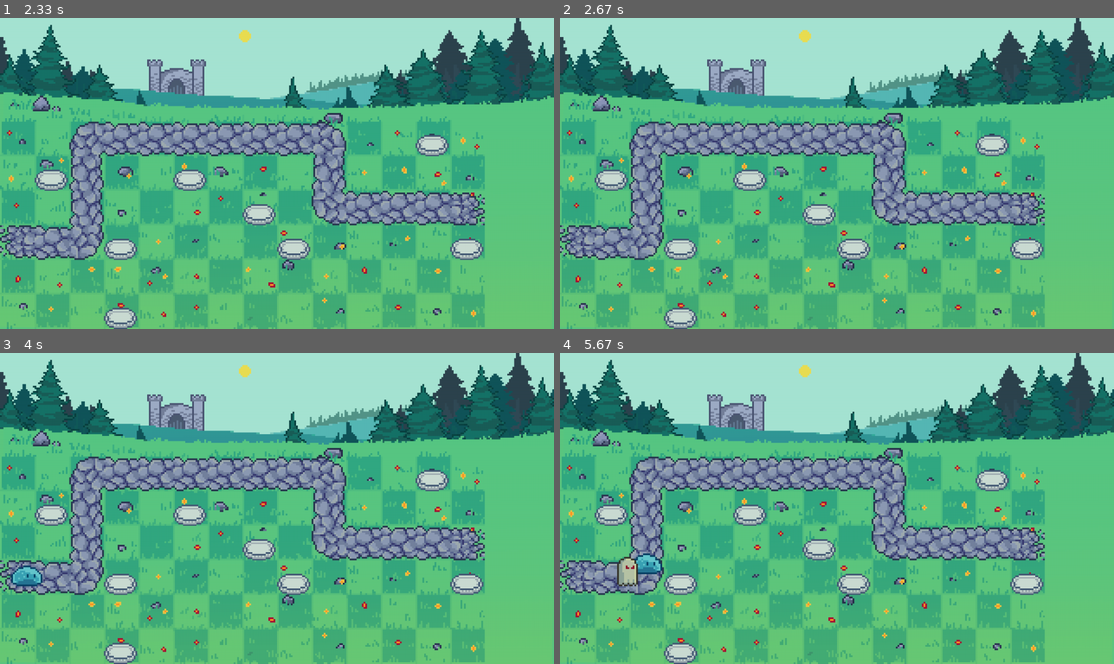
Above: before the commit, frames 1-4 (two rows, left to right).
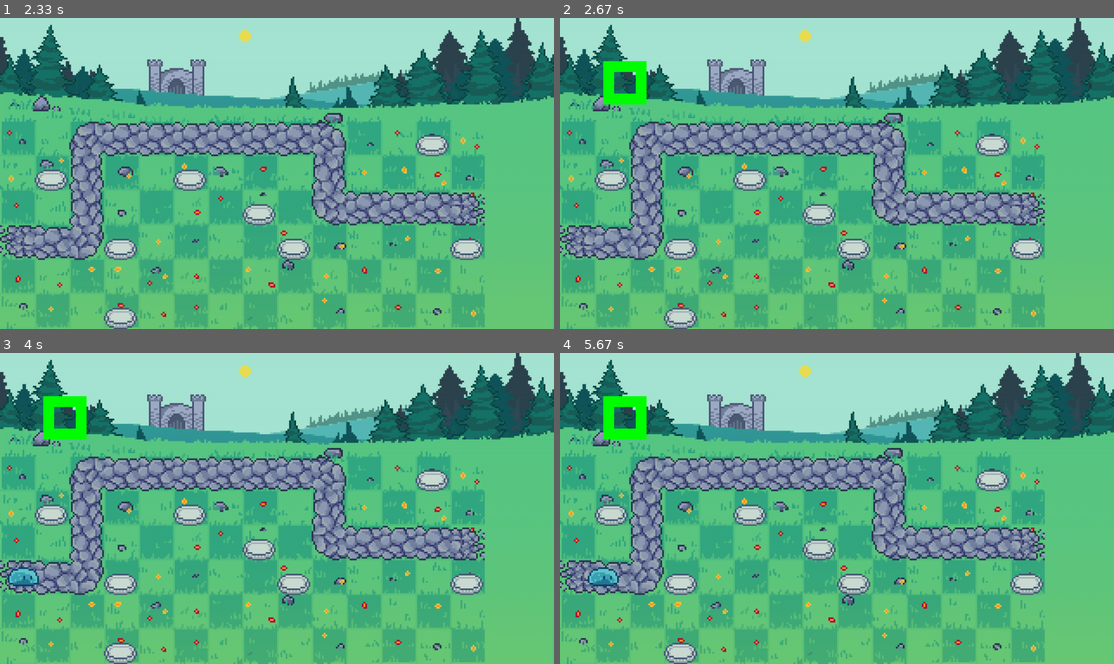
Above: after the commit, the same moments.

Repository: LenaSup/PyGame_project
Game: pygame game, started from main.py
Two runs of this game, one before a commit and one after it. Both use one fixed random seed, a clock stepped at 60 frames per second and the inputs below.
Inputs (mouse positions are in pixels of both pictures, inside the frame that each line leads up to):
- Up to frame 1 (2.33 s): press the mouse at (33, 52) at 0.37 s; move the mouse to (72, 148) at 0.47 s; release the mouse at (105, 245) at 0.6 s; press the mouse at (481, 83) at 0.7 s; move the mouse to (326, 70) at 0.8 s; release the mouse at (166, 61) at 0.93 s; press the mouse at (27, 161) at 1.03 s; move the mouse to (221, 192) at 1.13 s; release the mouse at (421, 223) at 1.27 s; press the mouse at (481, 83) at 1.37 s; move the mouse to (454, 67) at 1.47 s; release the mouse at (421, 55) at 1.6 s; press the mouse at (277, 257) at 1.7 s; move the mouse to (376, 245) at 1.8 s; release the mouse at (470, 235) at 1.93 s; press the mouse at (149, 126) at 2.03 s; move the mouse to (193, 136) at 2.13 s; release the mouse at (243, 145) at 2.27 s
- Up to frame 2 (2.67 s): tap Space at 2.33 s
- Up to frame 3 (4 s): move the mouse to (83, 424) at 2.7 s; tap Space at 2.73, 3.03, 3.23, 3.9 s; move the mouse to (72, 477) at 3.2 s; press the mouse at (149, 461) at 3.53 s; move the mouse to (210, 433) at 3.63 s; release the mouse at (271, 408) at 3.77 s; move the mouse to (83, 415) at 3.87 s
- Up to frame 4 (5.67 s): tap Space at 4.2, 4.4, 4.7, 4.97 s; move the mouse to (1019, 620) at 4.37 s; move the mouse to (654, 486) at 4.93 s

Frame 1 is identical in both runs. In frame 2, 0.8% of the frame differs, in the area x 7-16%, y 13-28%; in frame 3, 1.0%; in frame 4, 1.7%, in the area x 5-19%, y 13-76%.

Commit message:
Сделана пауза пока без картинки

Diff:
--- a/entities.py
+++ b/entities.py
@@ -1,6 +1,6 @@
 default_enemy = (200, 'slug.png', 10, 10, 2)
 haste_enemy = (100, 'ghost.png', 10, 10, 4)
 armored_enemy = (500, 'magician.png', 15, 50, 1)
-default_tower = ('tower1_level1.png', 2, 50, 200, 100, 500, False, 0)
-mortire = ('tower2_level1.png', 9, 75, 400, 200, 750, False, 0)
-flamethrower = ('tower3_level1.png', 2, 50, 300, 300, 1000, True, 100)
+default_towers = ('tower1_level1.png', 2, 50, 200, 100, 500, False, 0)
+mortires = ('tower2_level1.png', 9, 75, 400, 200, 750, False, 0)
+flamethrowers = ('tower3_level1.png', 2, 50, 300, 300, 1000, True, 100)
--- a/main.py
+++ b/main.py
@@ -828,20 +828,23 @@
                               start_pos[1] * 80 + my_board.cell_size // 4 + my_board.bot)
     enemy_types = [default_enemy, haste_enemy, armored_enemy]
     n_enemies = [0 for _ in range(len(enemy_types))]
-    towers_types = [default_tower, mortire, flamethrower]
+    towers_types = ['Pass', default_towers, mortires, flamethrowers, 'Upgrade']
     type_tower = 0
     current_tower = towers_types[type_tower]
+
     print_radius = (0, 0), 0
-
+    flag = False
     running = True
 
     while running:
         screen.fill((0, 0, 0))
         for event in pygame.event.get():
+            if event.type == pygame.QUIT:  # выход из игры
+                terminate()
             if event.type == pygame.KEYDOWN and event.key == pygame.K_ESCAPE:
                 load_menu(my_board, screen, enemy_types, towers_types)
-            if event.type == pygame.QUIT:  # выход из игры
-                terminate()
+            if event.type == pygame.KEYDOWN and event.key == pygame.K_SPACE:
+                flag = True
             if event.type == pygame.MOUSEMOTION:
                 cell, pos = my_board.get_cell(event.pos)
                 if cell.name == 'Building_cell' and cell.tower != None:
@@ -850,9 +853,12 @@
                     print_radius = (0, 0), 0
             if event.type == pygame.MOUSEBUTTONDOWN and event.button == 1:  # проверка на какую вклетку нажали,
                 # если строительная то ставиться башня
-                print(my_board.get_click(event.pos, current_tower[4], current_tower))
-                type_tower = (type_tower + 1) % len(towers_types)
-                current_tower = towers_types[type_tower]
+                if current_tower not in ('Pass', 'Upgrade'):
+                    print(my_board.get_click(event.pos, current_tower[4], current_tower))
+                    type_tower = (type_tower + 1) % len(towers_types)
+                    current_tower = towers_types[type_tower]
+                elif current_tower == 'Upgrade':
+                    my_board.upgrade(event.pos)
             if event.type == move_enemy:  # проверка выходит ли враг за дорогу
                 for enemy in enemies:
                     enemy.move()
@@ -877,10 +883,11 @@
                     except Exception as error:
                         print(error)
                         if not enemies:
+                            # при прохождении игры
                             pygame.time.set_timer(spawn_enemy, 0)
-                            if current_level < len(levels_data):
-                                db.execute(f"UPDATE statistic SET meaning = {time_level} WHERE Id ="
-                                           f"{current_level + 1} AND meaning > {time_level}")
+                            db.execute(f"UPDATE statistic SET meaning = {time_level} WHERE Id ="
+                                       f"{current_level + 1} AND meaning > {time_level}")
+                            main_menu(screen)
                         flag = False
                         break
             if event.type == time_is_passing:
@@ -901,6 +908,14 @@
         enemies.draw(screen)
         towers.draw(screen)
         pygame.draw.circle(screen, 'white', *print_radius, 1)
+        while flag:
+            pygame.draw.rect(screen, 'green', (100, 100, 100, 100), 25)
+            pygame.display.flip()
+            for eve in pygame.event.get():
+                if eve.type == pygame.QUIT:
+                    terminate()
+                if eve.type == pygame.KEYDOWN and eve.key == pygame.K_SPACE:
+                    flag = False
         pygame.display.flip()
 
 
Not shown, changed: README.md
Binary file changed: user_data.sqlite3
